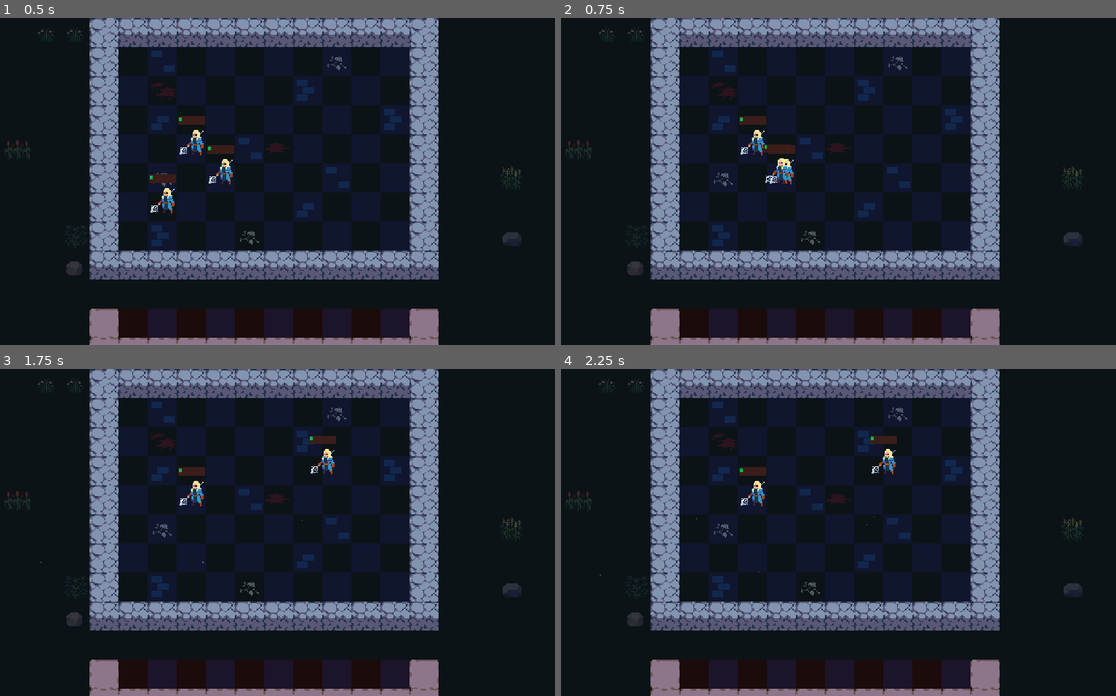
Above: before the commit, frames 1-4 (two rows, left to right).
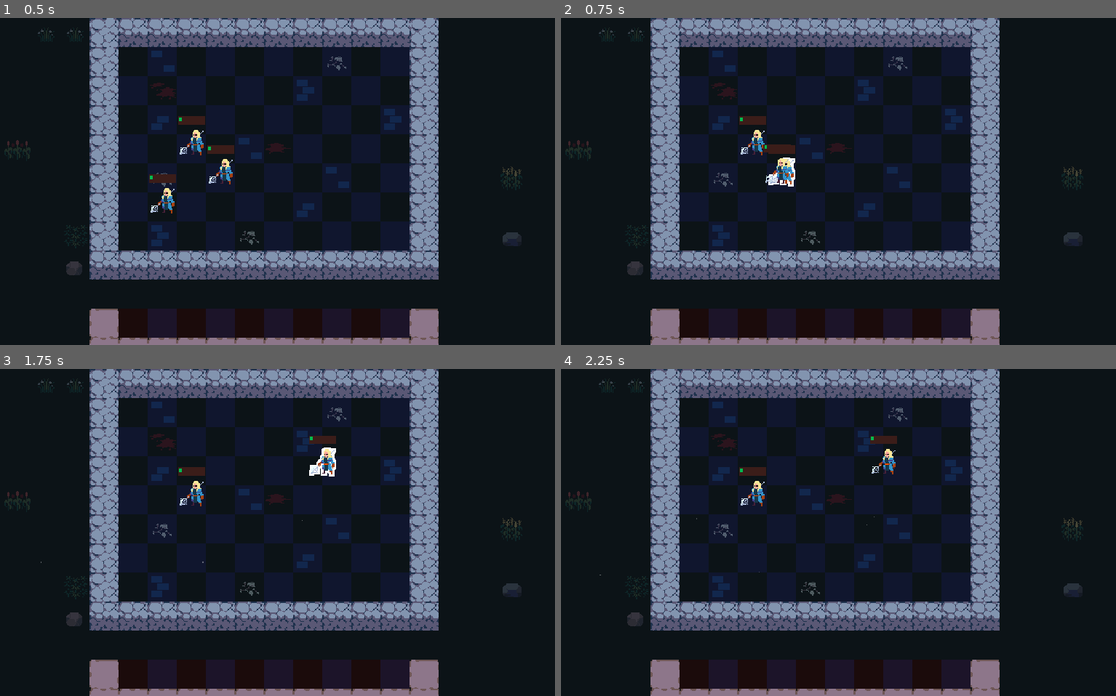
Above: after the commit, the same moments.

Repository: AllanSechrist/autobattler
Game: Godot game, scene res://scenes/Arena/arena.tscn
Same seed, same stepped clock (60 frames per second), same inputs: the game is played once before the commit and once after it. The project has no main scene, so this scene is started directly.
Inputs (mouse positions are in pixels of both pictures, inside the frame that each line leads up to):
- Up to frame 1 (0.5 s): no input
- Up to frame 2 (0.75 s): tap Enter at 0.5 s; drag from (721, 201) to (882, 109) at 0.52 s
- Up to frame 3 (1.75 s): drag from (222, 522) to (321, 460) at 1.27 s
- Up to frame 4 (2.25 s): tap Space at 2 s; move the mouse to (749, 493) at 2.02 s; press the mouse at (749, 493) at 2.03 s

Frame 1 is identical in both runs. In frame 2, 0.1% of the frame differs, in the area x 37-43%, y 42-52%; in frame 3, 0.2%, in the area x 55-61%, y 24-33%; in frame 4, nothing differs.

Commit message:
Add outline highlighter component.

Diff:
--- /dev/null
+++ b/components/outline_highlighter.gd
@@ -0,0 +1,15 @@
+class_name OutlineHighlighter
+extends Node
+
+@export var visuals: CanvasGroup
+@export var outline_color: Color
+@export_range(1, 10) var outline_thinckness: int
+
+func _ready() -> void:
+	visuals.material.set_shader_parameter("line_color", outline_color)
+
+func clear_highlight() -> void:
+	visuals.material.set_shader_parameter("line_thickness", 0)
+
+func highlight() -> void:
+	visuals.material.set_shader_parameter("line_thickness", outline_thinckness)
--- a/scenes/Unit/unit.gd
+++ b/scenes/Unit/unit.gd
@@ -4,9 +4,17 @@
 
 @export var stats: UnitStats : set = set_stats
 
-@onready var skin: Sprite2D = $Skin
+@onready var skin: Sprite2D = $Visuals/Skin
 @onready var health_bar: ProgressBar = $HealthBar
 @onready var mana_bar: ProgressBar = $ManaBar
+@onready var drag_and_drop: DragAndDrop = $DragAndDrop
+@onready var velocity_based_rotation: VelocityBasedRotation = $VelocityBasedRotation
+@onready var outline_highlighter: OutlineHighlighter = $OutlineHighlighter
+
+func _ready() -> void:
+	if not Engine.is_editor_hint():
+		drag_and_drop.drag_started.connect(_on_drag_started)
+		drag_and_drop.drag_canceled.connect(_on_drag_canceled)
 
 
 func set_stats(value: UnitStats) -> void:
@@ -19,3 +27,30 @@
 		await ready
 
 	skin.region_rect.position = Vector2(stats.skin_coordinates) * Arena.CELL_SIZE
+
+func reset_after_dragging(starting_position: Vector2) -> void:
+	velocity_based_rotation.enabled = false
+	global_position = starting_position
+
+func _on_drag_started() -> void:
+	velocity_based_rotation.enabled = true
+	outline_highlighter.clear_highlight()
+
+func _on_drag_canceled(starting_position: Vector2) -> void:
+	reset_after_dragging(starting_position)
+
+func _on_mouse_entered() -> void:
+	# exit function if a player is dragging a unit.
+	if drag_and_drop.dragging:
+		return
+
+	outline_highlighter.highlight()
+	z_index = 1
+
+func _on_mouse_exited() -> void:
+	# exit function if a player is dragging a unit.
+	if drag_and_drop.dragging:
+		return
+
+	outline_highlighter.clear_highlight()
+	z_index = 0
--- a/scenes/Unit/unit.tscn
+++ b/scenes/Unit/unit.tscn
@@ -1,10 +1,12 @@
-[gd_scene load_steps=11 format=3 uid="uid://b7jeecho1vy4t"]
+[gd_scene load_steps=13 format=3 uid="uid://b7jeecho1vy4t"]
 
 [ext_resource type="Texture2D" uid="uid://cx1ivjobggp8n" path="res://assets/sprites/rogues.png" id="1_54h18"]
 [ext_resource type="Script" uid="uid://c3y3x4jndlw66" path="res://scenes/Unit/unit.gd" id="1_i8q7a"]
 [ext_resource type="Resource" uid="uid://0bp5wrrpkqx1" path="res://data/units/jean.tres" id="2_ibc5n"]
+[ext_resource type="Material" uid="uid://bb8m5fhpi4wqn" path="res://assets/shaders/2d_outline_shader.tres" id="3_k1g5r"]
 [ext_resource type="Script" uid="uid://dn2qxpbyk7cwl" path="res://components/drag_and_drop.gd" id="4_upu8o"]
 [ext_resource type="Script" uid="uid://c27pcs061ur2r" path="res://components/velocity_based_rotation.gd" id="5_v5ugi"]
+[ext_resource type="Script" uid="uid://7sjewfe8dsgu" path="res://components/outline_highlighter.gd" id="7_ovkhs"]
 
 [sub_resource type="RectangleShape2D" id="RectangleShape2D_54h18"]
 size = Vector2(36, 36)
@@ -34,8 +36,12 @@
 [node name="Unit" type="Area2D"]
 script = ExtResource("1_i8q7a")
 stats = ExtResource("2_ibc5n")
+metadata/_edit_group_ = true
 
-[node name="Skin" type="Sprite2D" parent="."]
+[node name="Visuals" type="CanvasGroup" parent="."]
+material = ExtResource("3_k1g5r")
+
+[node name="Skin" type="Sprite2D" parent="Visuals"]
 position = Vector2(16, 8)
 texture = ExtResource("1_54h18")
 region_enabled = true
@@ -70,5 +76,14 @@
 
 [node name="VelocityBasedRotation" type="Node" parent="." node_paths=PackedStringArray("target")]
 script = ExtResource("5_v5ugi")
-target = NodePath("../Skin")
+target = NodePath("../Visuals/Skin")
 rotation_multiplier = 40
+
+[node name="OutlineHighlighter" type="Node" parent="." node_paths=PackedStringArray("visuals")]
+script = ExtResource("7_ovkhs")
+visuals = NodePath("../Visuals")
+outline_color = Color(1, 1, 1, 1)
+outline_thinckness = 2
+
+[connection signal="mouse_entered" from="." to="." method="_on_mouse_entered"]
+[connection signal="mouse_exited" from="." to="." method="_on_mouse_exited"]
Not shown: 1 places in assets/shaders/2d_outline_shader.tres that only renumber resources
Not shown, added: components/outline_highlighter.gd.uid
